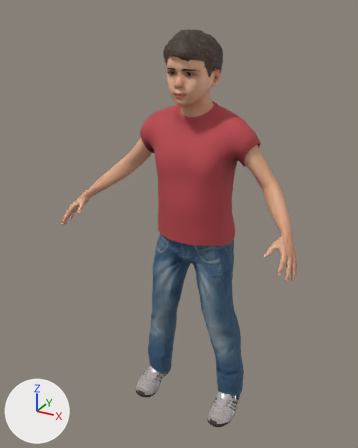
Two versions of the glTF model public/life/assets/cast/boy.glb, one commit apart.
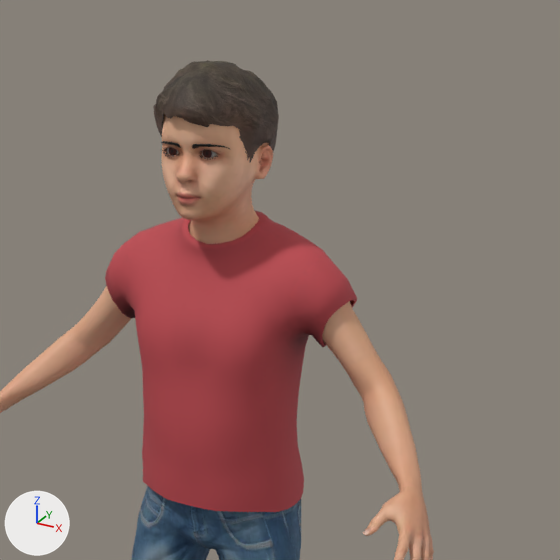
Old and new are each drawn whole from a camera (50 mm lens) standing at (0.72, -1.45, 1.434) and looking at (-0.033, -0.081, 0.75) and again close up on the part from 25% to 100% of the width and 0% to 60% of the height. Every picture has the same lights, and +X, +Y and +Z are marked at lower left. The older version's two pictures come first.

Names of what the first close-up shows: 'Body', 'Clothes', 'Hair', 'Head' and 3 more.
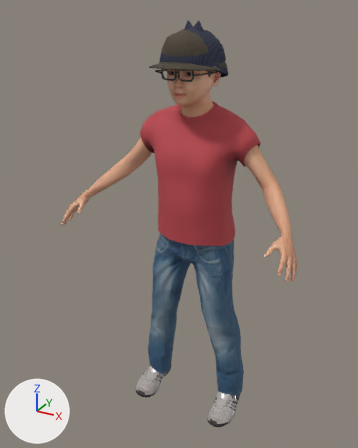
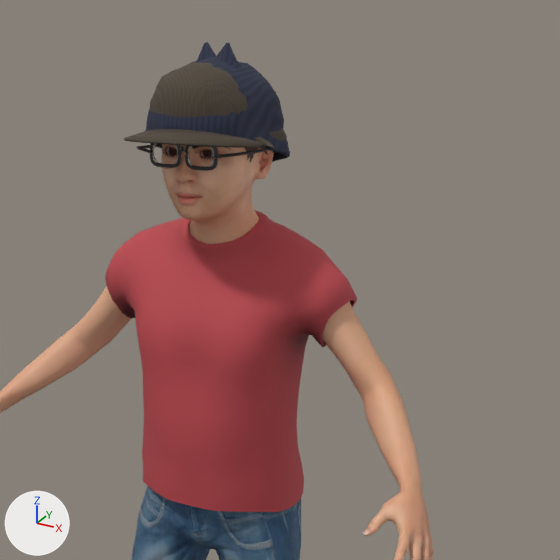
What differs and where, as boxes (x1, y1, x2, y2) in the close-ups (560 x 560 px):
'Acc_cap_flat', added (brown)
    after: (124, 62, 287, 153)
'Acc_beanie', added (blue)
    after: (146, 42, 290, 162)
'Acc_glasses_square', added
    after: (137, 143, 267, 171)
'Acc_glasses_round', added
    after: (152, 144, 215, 171)

The change, as a list of edits to the scene's bpy script:
```text
Add img_acc_cap_tweed:
    img_acc_cap_tweed = load_image('acc_cap_tweed', '_unpacked/acc_cap_tweed', 128, 128, 'sRGB')
Add img_acc_beanie_knit:
    img_acc_beanie_knit = load_image('acc_beanie_knit', '_unpacked/acc_beanie_knit', 128, 128, 'sRGB')
Add mat_acc_glasses_square:
    mat_acc_glasses_square = principled_material('acc_glasses_square')
    mat_acc_glasses_square.base_color = (0.04, 0.035, 0.035)  # dark grey #383535
    mat_acc_glasses_square.roughness = 0.35
Add mat_acc_glasses_round:
    mat_acc_glasses_round = principled_material('acc_glasses_round')
    mat_acc_glasses_round.base_color = (0.55, 0.5, 0.42)  # light grey #c4bcad
    mat_acc_glasses_round.metallic = 1.0
    mat_acc_glasses_round.roughness = 0.3
Add mat_acc_cap:
    mat_acc_cap = principled_material('acc_cap')
    mat_acc_cap.texture = img_acc_cap_tweed
    mat_acc_cap.roughness = 0.9
Add mat_acc_beanie:
    mat_acc_beanie = principled_material('acc_beanie')
    mat_acc_beanie.texture = img_acc_beanie_knit
    mat_acc_beanie.roughness = 0.95
Add me_acc_glasses_square:
    me_acc_glasses_square.from_pydata(...)  # 402 vertices, 792 faces; spans x -0.08..0.08, y -0.154..-0.022, z 1.227..1.273
    me_acc_glasses_square.materials.append(mat_acc_glasses_square)  # dark grey #383535
Add me_acc_glasses_round:
    me_acc_glasses_round.from_pydata(...)  # 402 vertices, 792 faces; spans x -0.079..0.079, y -0.153..-0.022, z 1.227..1.274
    me_acc_glasses_round.materials.append(mat_acc_glasses_round)  # light grey #c4bcad
Add me_acc_cap_flat:
    me_acc_cap_flat.from_pydata(...)  # 1196 vertices, 2388 faces; spans x -0.104..0.116, y -0.211..0.05, z 1.236..1.373
    me_acc_cap_flat.materials.append(mat_acc_cap)  # picture img_acc_cap_tweed
Add me_acc_beanie:
    me_acc_beanie.from_pydata(...)  # 1136 vertices, 2268 faces; spans x -0.111..0.111, y -0.164..0.051, z 1.225..1.396
    me_acc_beanie.materials.append(mat_acc_beanie)  # picture img_acc_beanie_knit
Add ob_acc_glasses_square:
    ob_acc_glasses_square = bpy.data.objects.new('Acc_glasses_square', me_acc_glasses_square)
    ob_acc_glasses_square.location = (0.0, 0.0, 0.0)
Add ob_acc_glasses_round:
    ob_acc_glasses_round = bpy.data.objects.new('Acc_glasses_round', me_acc_glasses_round)
    ob_acc_glasses_round.location = (0.0, 0.0, 0.0)
Add ob_acc_cap_flat:
    ob_acc_cap_flat = bpy.data.objects.new('Acc_cap_flat', me_acc_cap_flat)
    ob_acc_cap_flat.location = (0.0, 0.0, 0.0)
Add ob_acc_beanie:
    ob_acc_beanie = bpy.data.objects.new('Acc_beanie', me_acc_beanie)
    ob_acc_beanie.location = (0.0, 0.0, 0.0)
```
